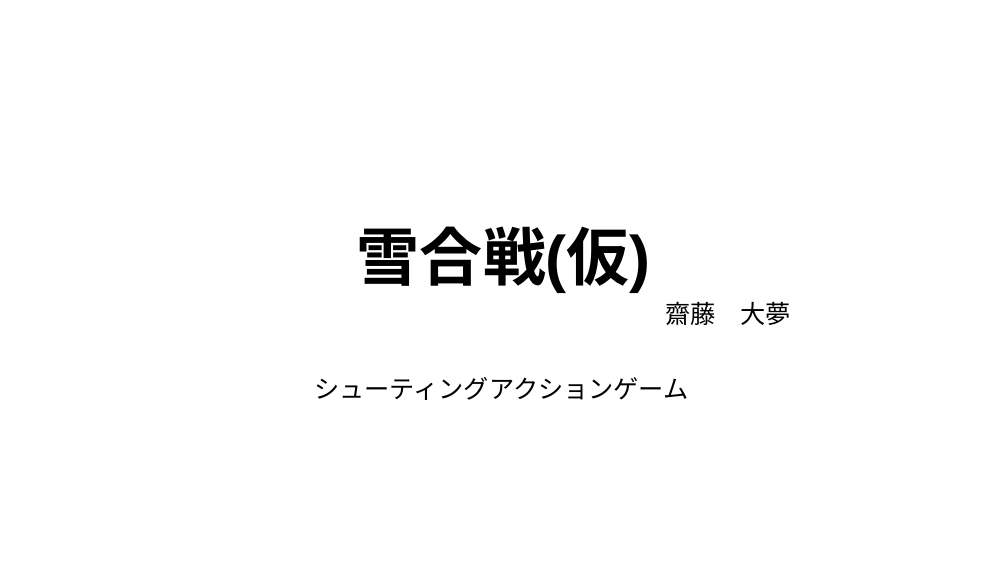
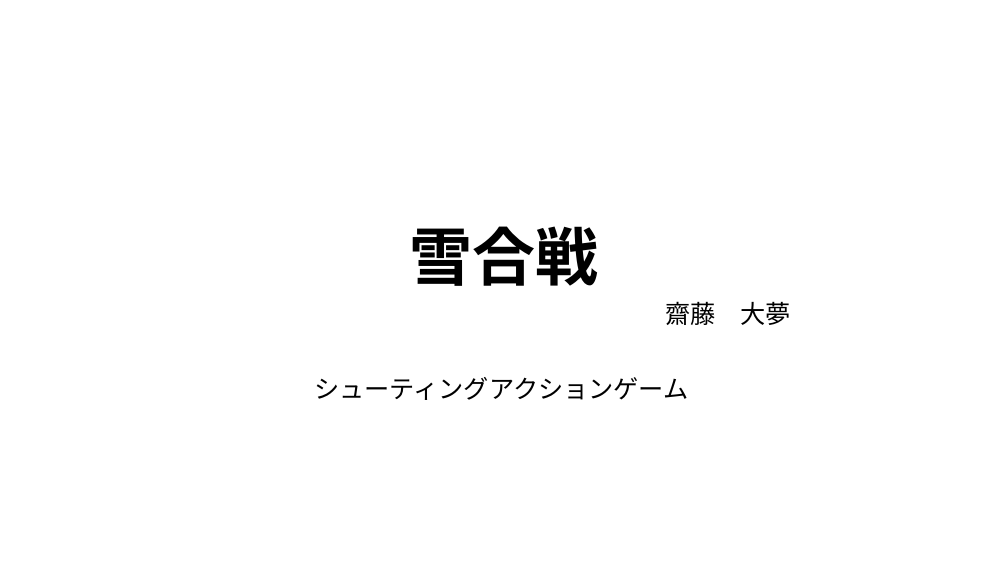
Before and after one commit to 2022Game/12Saitoh, a slide deck: slide 1 of 3DLv2_2023_vs2019_Game/Plan/ゲーム制作Ⅱ.pptx. Drawn at 1008x567 pixels with LibreOffice and Linux fonts; fonts in the diff are those of the drawing. Boxes give left, top, right and bottom in pixels: in the first picture for what was removed or moved away, otherwise in the second. Text is boxed around its words. In the diff, an @@ line names an element or a change of style, - is before the commit and + after.

```diff
--- a/3DLv2_2023_vs2019_Game/Plan/ゲーム制作Ⅱ.pptx
+++ b/3DLv2_2023_vs2019_Game/Plan/ゲーム制作Ⅱ.pptx
@@ title at (409,226,598,286): text changed @@
-雪合戦(仮)
+雪合戦
```
Also in this commit, not shown: 1 other slide changed, 2 slides added, 2 slides removed, 1 other file.
